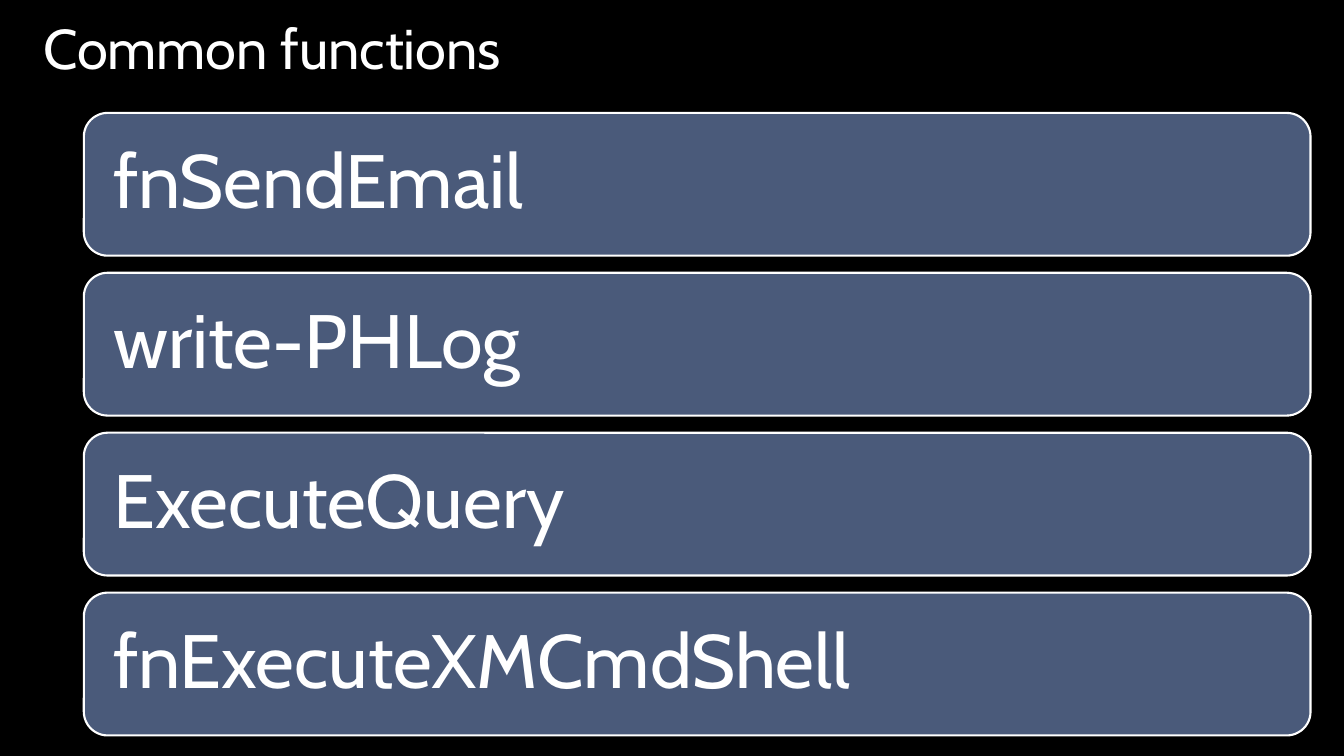
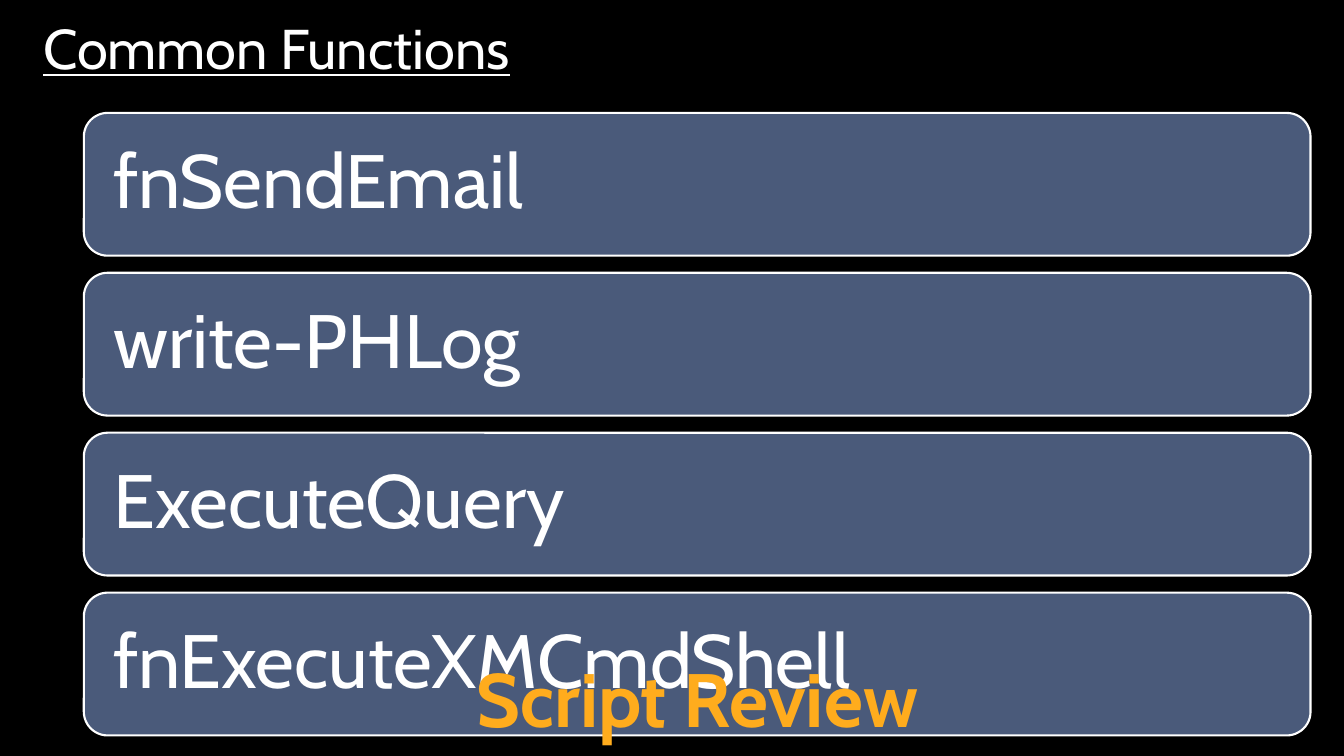
Before and after one commit to hedaprakash/SQLHealthCheck, a slide deck: slide 10 of Consolidated Essential Performance Health Check using PowerShell.pptx (slide 9 before the commit). Drawn at 1344x756 pixels with LibreOffice and Linux fonts; fonts in the diff are those of the drawing; background and template pictures are left out. Boxes give left, top, right and bottom in pixels: in the first picture for what was removed or moved away, otherwise in the second. Text is boxed around its words. In the diff, an @@ line names an element or a change of style, - is before the commit and + after.

```diff
--- a/Consolidated Essential Performance Health Check using PowerShell.pptx
+++ b/Consolidated Essential Performance Health Check using PowerShell.pptx
@@ text in rectangle at (43, 29, 510, 76): text changed @@
-Common functions
+Common Functions
@@ text added at (476, 663, 918, 743), 54 pt, text gradient #FFD598 to #FFAD1E to #E69D00, bold @@
+Script Review
```
Also in this commit, not shown: 10 other slides changed, 1 slide added, 2 other files.
